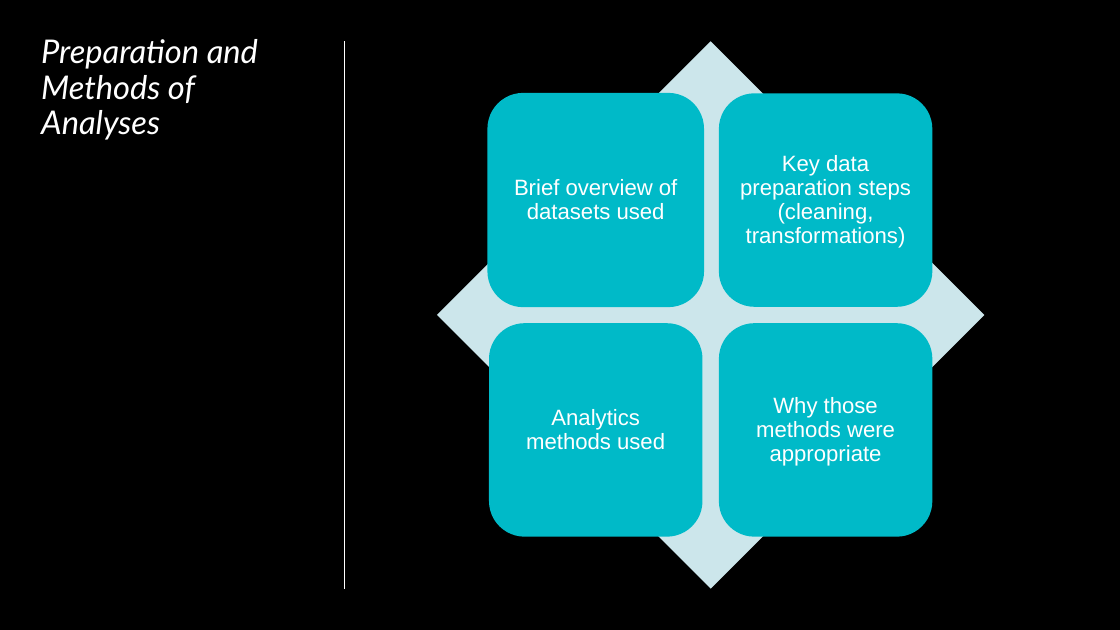
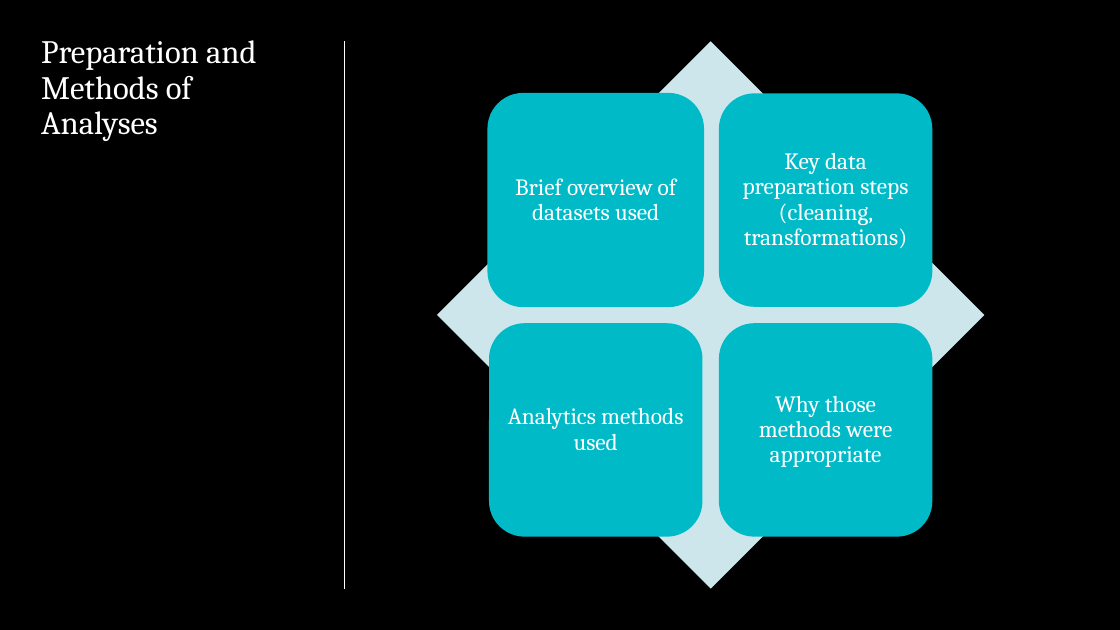
Before and after one commit to NickKasten/Kasmajonesattoni, a slide deck: slide 4 of Datathon_Presentation.pptx. Drawn at 1120x630 pixels with LibreOffice and Linux fonts; fonts in the diff are those of the drawing. Boxes give left, top, right and bottom in pixels: in the first picture for what was removed or moved away, otherwise in the second. Text is boxed around its words. In the diff, an @@ line names an element or a change of style, - is before the commit and + after.

```diff
--- a/Datathon_Presentation.pptx
+++ b/Datathon_Presentation.pptx
@@ title "Preparation and Methods of Analyses" at box(41, 40, 257, 141): font Lato to Cambria, italic off @@
@@ size 19 to 20 pt, font Arial to Cambria in 4 elements at box(515, 178, 677, 221), box(743, 152, 908, 248), box(508, 407, 683, 450), box(759, 395, 892, 467) @@
```
Also in this commit, not shown: 9 other slides changed, 1 other file.
